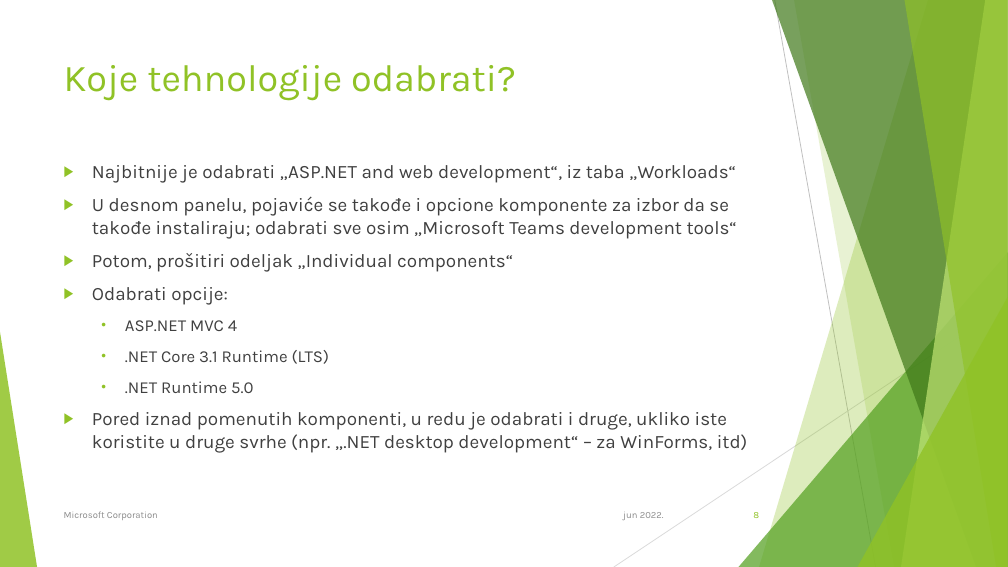
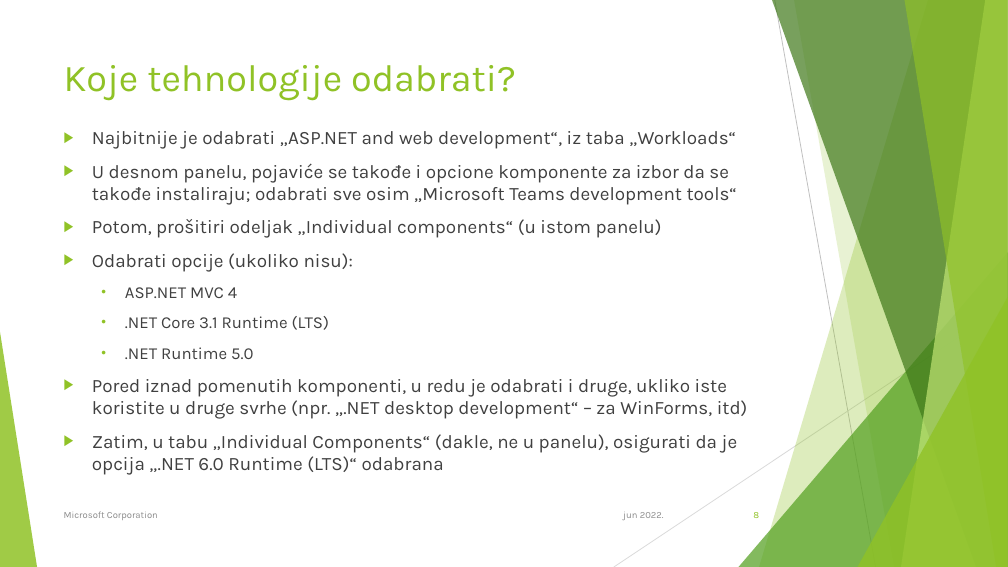
Before and after one commit to vladimir-siv/web-seminar-leto-2022, a slide deck: slide 8 of 0. Vodiči/1. Visual Studio 2022 Instalacija.pptx. Drawn at 1008x567 pixels with LibreOffice and Linux fonts; fonts in the diff are those of the drawing. Boxes give left, top, right and bottom in pixels: in the first picture for what was removed or moved away, otherwise in the second. Text is boxed around its words. In the diff, an @@ line names an element or a change of style, - is before the commit and + after.

```diff
--- a/0. Vodiči/1. Visual Studio 2022 Instalacija.pptx
+++ b/0. Vodiči/1. Visual Studio 2022 Instalacija.pptx
@@ text "Najbitnije je odabrati „ASP.NET and ...": place and size @@
-text "Najbitnije je odabrati „ASP.NET and ..." at (92,165,748,453)
+text "Najbitnije je odabrati „ASP.NET and ..." at (92,131,748,475)
@@ text at (92,219,662,272): text changed @@
-▶ Potom, prošitiri odeljak „Individual components“
-▶ Odabrati opcije:
+▶ Potom, prošitiri odeljak „Individual components“ (u istom panelu)
+▶ Odabrati opcije (ukoliko nisu):
@@ text at (92,434,738,475): paragraph added @@
+▶ Zatim, u tabu „Individual Components“ (dakle, ne u panelu), osigurati da je opcija „.NET 6.0 Runtime (LTS)“ odabrana
```
Also in this commit, not shown: 1 other slide changed, 2 slides added.
